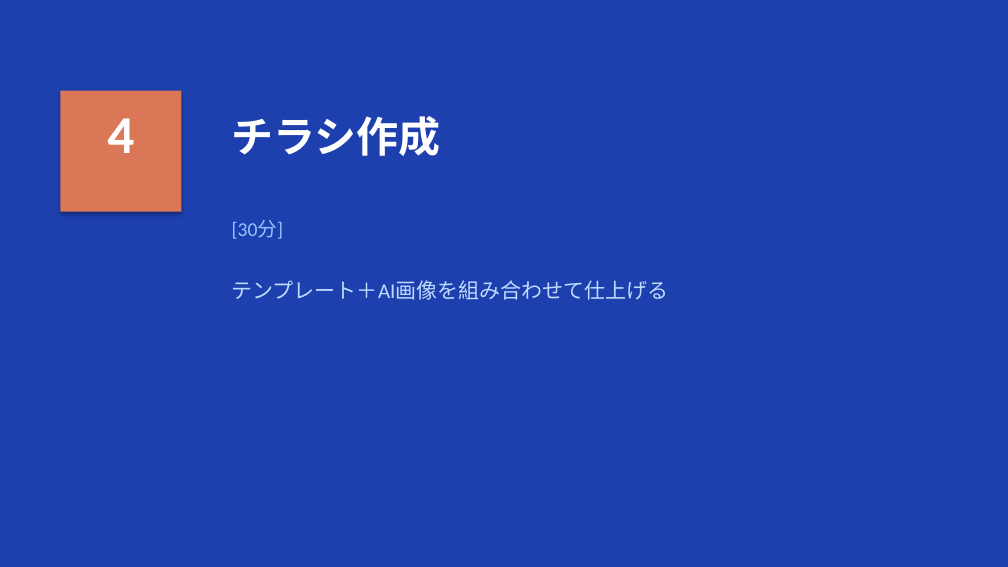
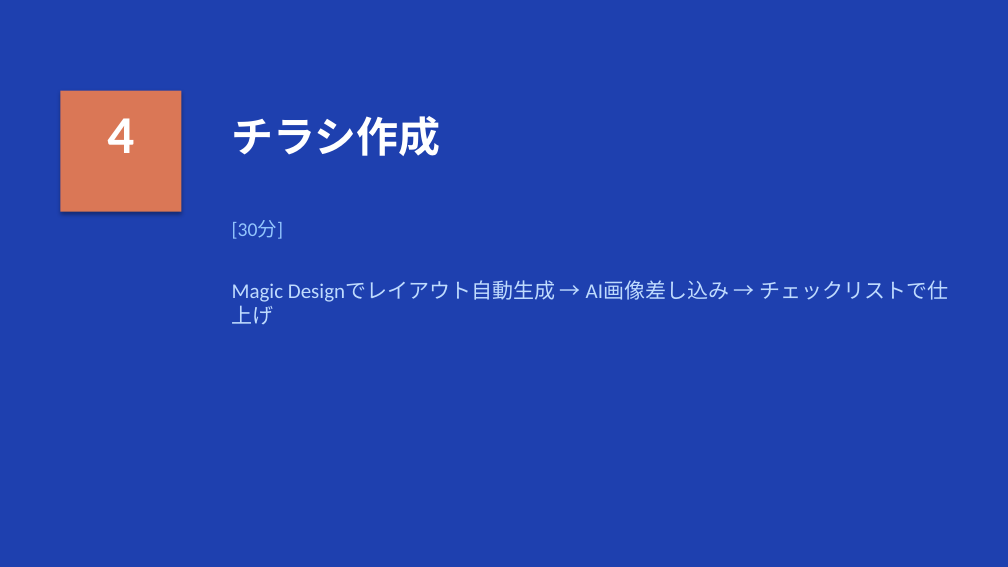
Before and after one commit to zatune-gif/kurashi-no-dodai-log, a slide deck: slide 13 of 00-01_han-ai/training-materials/course03_jissen_gazo.pptx. Drawn at 1008x567 pixels with LibreOffice and Linux fonts; fonts in the diff are those of the drawing. Boxes give left, top, right and bottom in pixels: in the first picture for what was removed or moved away, otherwise in the second. Text is boxed around its words. In the diff, an @@ line names an element or a change of style, - is before the commit and + after.

```diff
--- a/00-01_han-ai/training-materials/course03_jissen_gazo.pptx
+++ b/00-01_han-ai/training-materials/course03_jissen_gazo.pptx
@@ text at [232, 280, 949, 324]: text changed @@
-テンプレート＋AI画像を組み合わせて仕上げる
+Magic Designでレイアウト自動生成 → AI画像差し込み → チェックリストで仕上げ
```
Also in this commit, not shown: 2 other slides changed, 3 other files.
